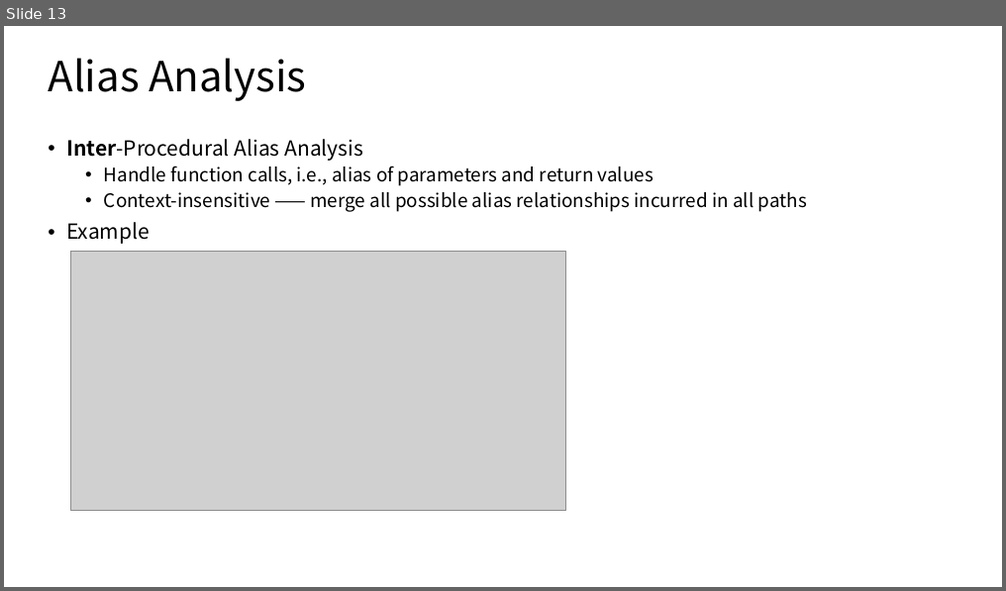
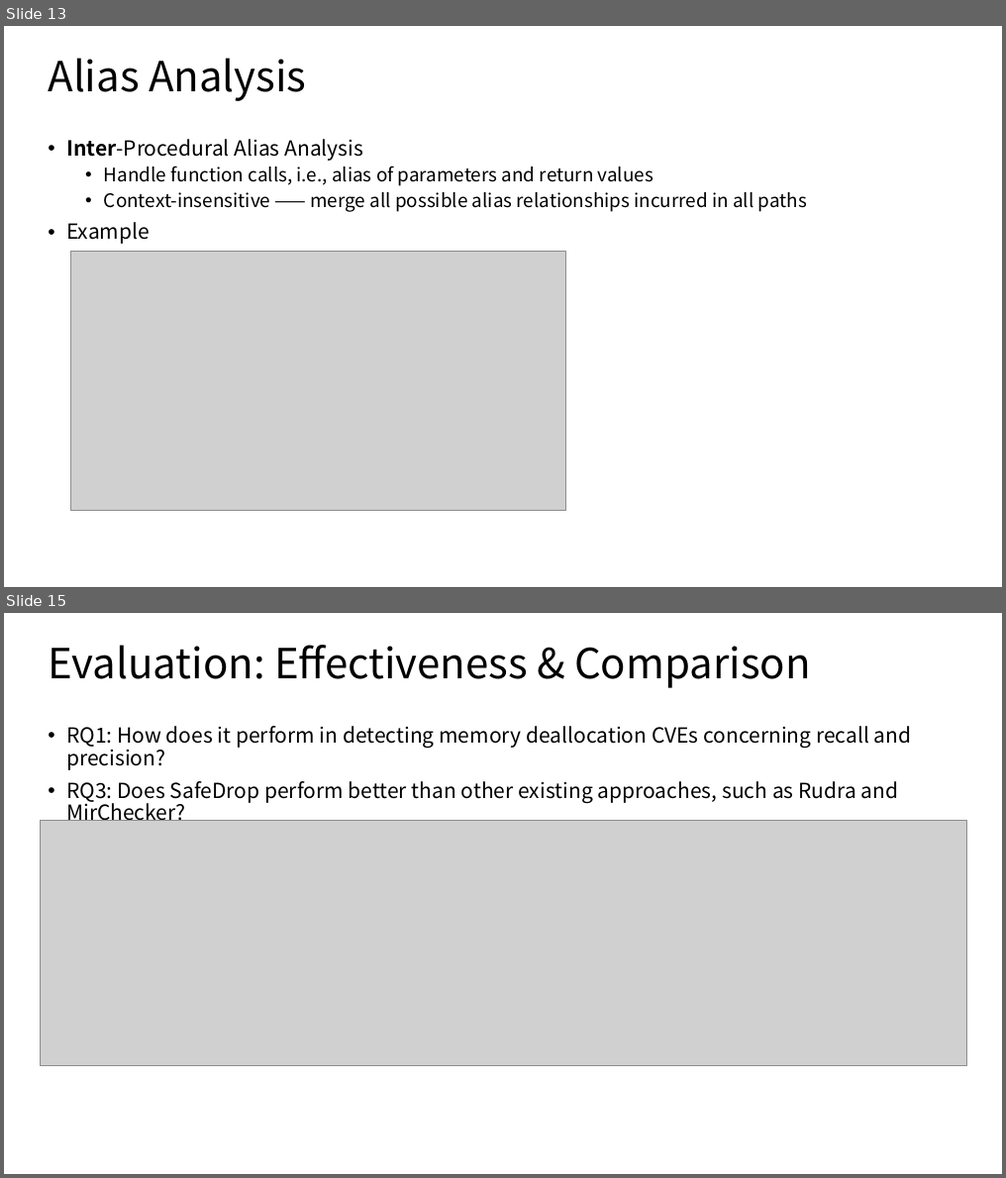
Before and after one commit to Andres-Nju/research, a slide deck: readPapers/SafeDrop/safeDrop.pptx. Shown one above the other, each under a label of ours: slide 13 before the commit, slides 13 and 15 after it; the slides between them are not shown. The pictures are 1006x591 and 1006x1178 pixels, drawn with LibreOffice and Linux fonts; fonts in the diff are those of the drawing; grey boxes stand for pictures; background and template pictures are left out. Boxes give left, top, right and bottom in pixels: in the first picture for what was removed or moved away, otherwise in the second. Text is boxed around its words. In the diff, an @@ line names an element or a change of style, - is before the commit and + after.

```diff
--- a/readPapers/SafeDrop/safeDrop.pptx
+++ b/readPapers/SafeDrop/safeDrop.pptx
@@ slide 15 added at bbox=[4, 613, 1002, 1174], background #FFFFFF @@
@@ title added at bbox=[49, 645, 811, 688], 40 pt, text #000000 @@
+Evaluation: Effectiveness & Comparison
@@ text added at bbox=[66, 726, 912, 826], 20 pt, text #000000 @@
+• RQ1: How does it perform in detecting memory deallocation CVEs concerning recall and precision?
+• RQ3: Does SafeDrop perform better than other existing approaches, such as Rudra and MirChecker?
@@ picture added at bbox=[41, 820, 967, 1065] @@
```
Also in this commit, not shown: 1 slide changed, 3 other slides added.
